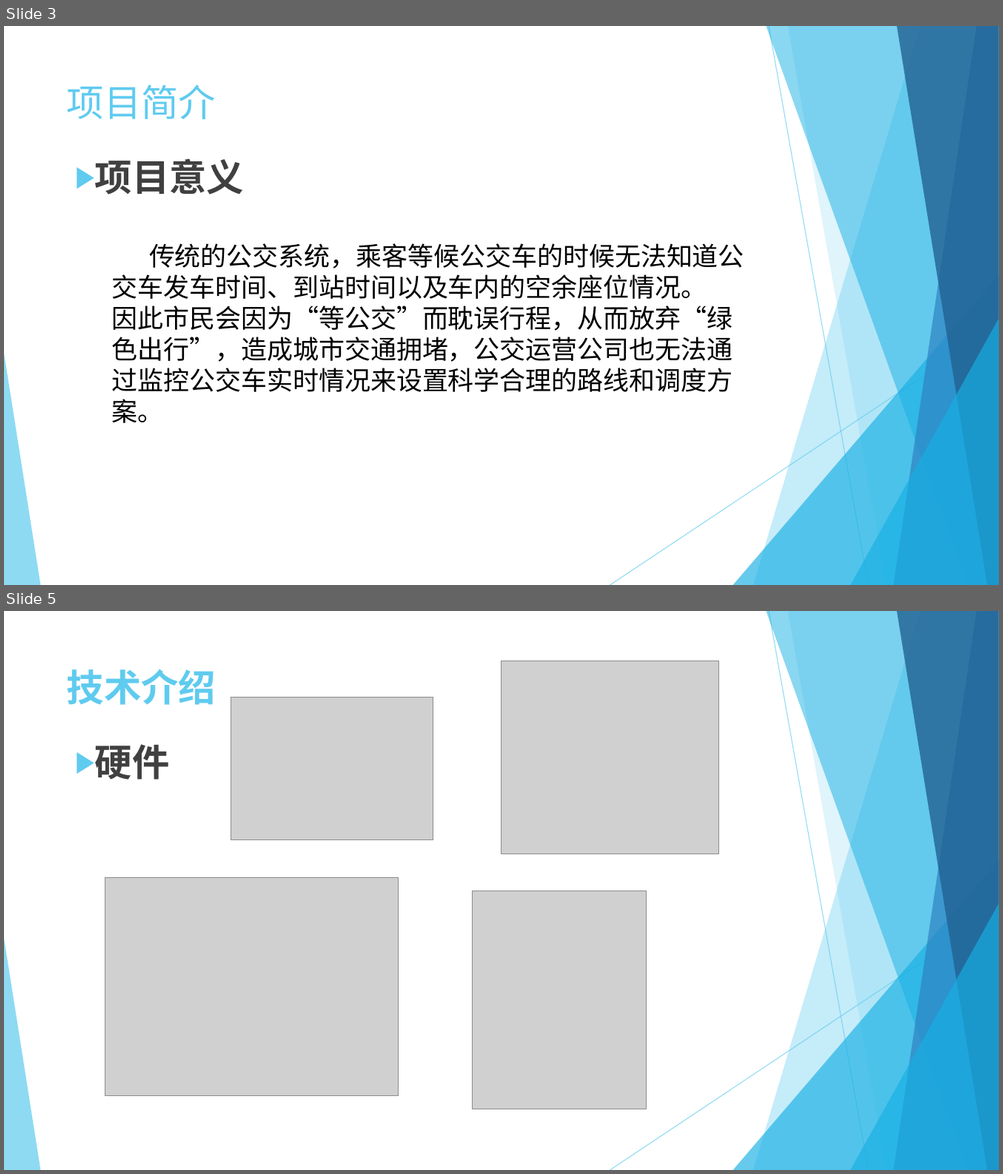
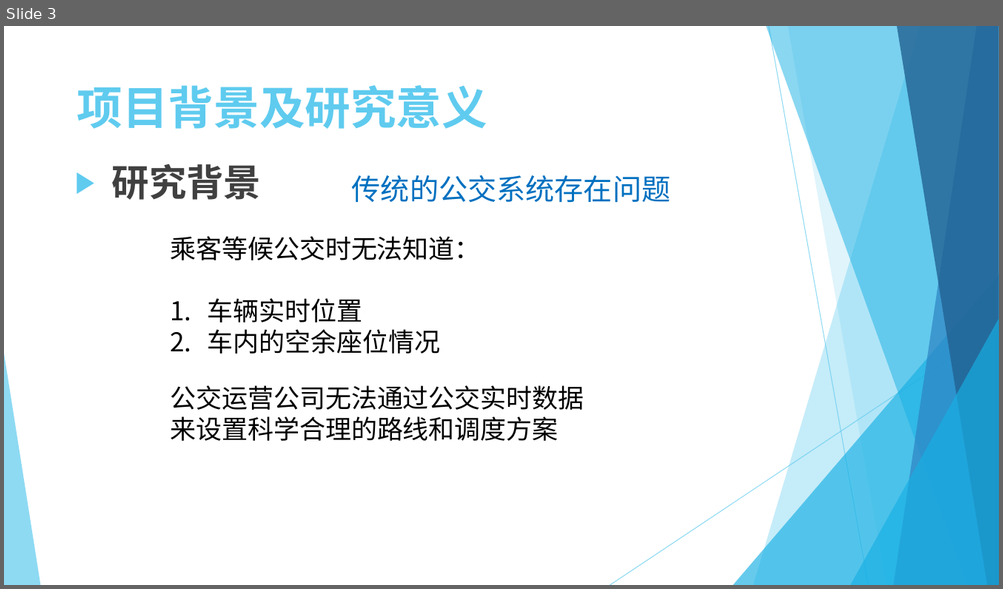
Before and after one commit to helloeda/smartBus, a slide deck: 毕业设计.pptx. Shown one above the other, each under a label of ours: slides 3 and 5 before the commit, slide 3 after it; the slides between them are not shown. The pictures are 1003x1174 and 1003x589 pixels, drawn with LibreOffice and Linux fonts; fonts in the diff are those of the drawing; grey boxes stand for pictures. Boxes give left, top, right and bottom in pixels: in the first picture for what was removed or moved away, otherwise in the second. Text is boxed around its words. In the diff, an @@ line names an element or a change of style, - is before the commit and + after.

```diff
--- a/毕业设计.pptx
+++ b/毕业设计.pptx
@@ slide 5 removed at <box>4,611,999,1170</box>, background #FFFFFF; not listed: 10 template elements that a slide beside it also shows @@
@@ title removed at <box>67,669,216,705</box> @@
-技术介绍
@@ picture removed at <box>502,661,720,854</box> @@
@@ picture removed at <box>231,698,432,841</box> @@
@@ text removed at <box>95,744,170,780</box> @@
-    ▶ 硬件
@@ picture removed at <box>105,878,398,1096</box> @@
@@ picture removed at <box>472,891,646,1111</box> @@
@@ slide 3 changed as well @@
@@ title at <box>77,85,487,129</box>: text changed; size 36 to 44 pt; bold on @@
-项目简介
+项目背景及研究意义
@@ text at <box>112,164,262,200</box>: text changed; font Roboto to Noto Sans CJK SC @@
-    ▶ 项目意义
+    ▶ 研究背景
@@ text added at <box>352,175,671,202</box>, 28 pt, text #0070C0 @@
+传统的公交系统存在问题
@@ text at <box>170,236,480,354</box>: text changed @@
-传统的公交系统，乘客等候公交车的时候无法知道公交车发车时间、到站时间以及车内的空余座位情况。
-因此市民会因为“等公交”而耽误行程，从而放弃“绿色出行”，造成城市交通拥堵，公交运营公司也无法通过监控公交车实时情况来设置科学合理的路线和调度方案。
+乘客等候公交时无法知道：
+1. 车辆实时位置
+2. 车内的空余座位情况
@@ text added at <box>170,386,583,441</box>, 25 pt, text #000000 @@
+公交运营公司无法通过公交实时数据
+来设置科学合理的路线和调度方案
```
Also in this commit, not shown: 9 other slides changed, 5 slides added, 2 other slides removed, 19 other files.
